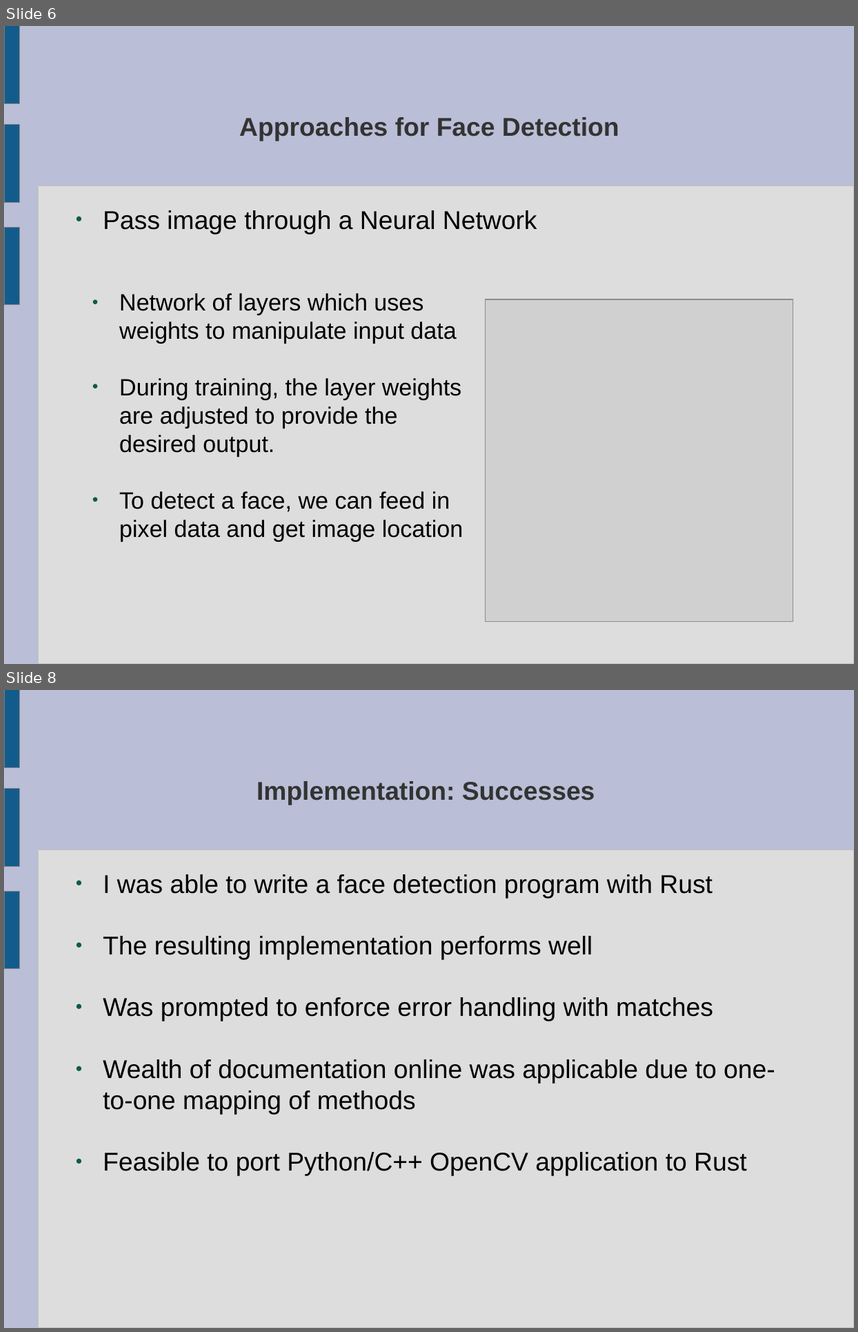
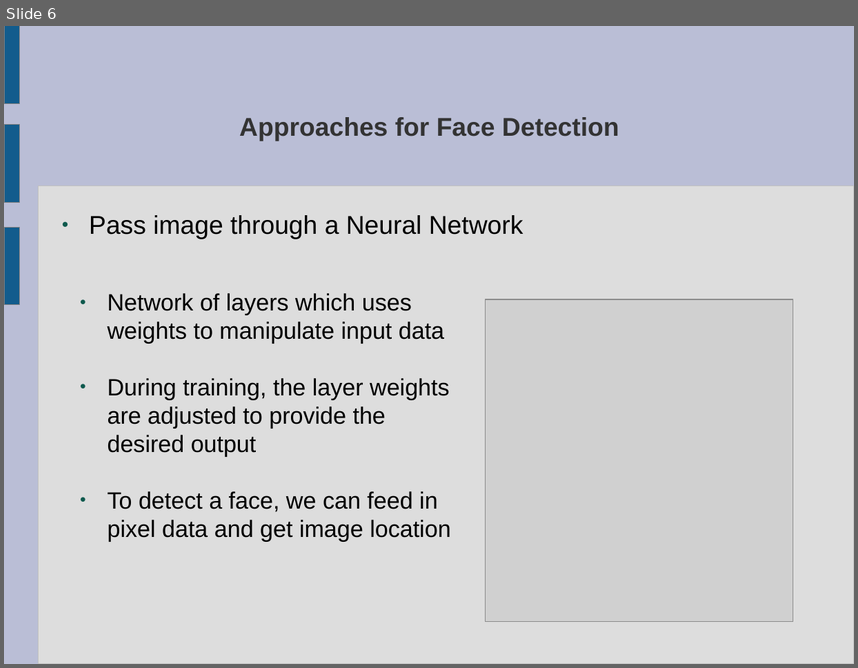
Before and after one commit to Payne325/Talks, a slide deck: bongosero/Games Wales/Games Wales Presentation.odp. Shown one above the other, each under a label of ours: slides 6 and 8 before the commit, slide 6 after it; the slides between them are not shown. The pictures are 858x1332 and 858x668 pixels, drawn with LibreOffice and Linux fonts; fonts in the diff are those of the drawing; grey boxes stand for pictures. Boxes give left, top, right and bottom in pixels: in the first picture for what was removed or moved away, otherwise in the second. Text is boxed around its words. In the diff, an @@ line names an element or a change of style, - is before the commit and + after.

```diff
--- a/bongosero/Games Wales/Games Wales Presentation.odp
+++ b/bongosero/Games Wales/Games Wales Presentation.odp
@@ slide 8 removed at [4, 690, 854, 1328], background #BABED6; not listed: 4 template elements that a slide beside it also shows @@
@@ title removed at [257, 781, 595, 805] @@
-Implementation: Successes
@@ text removed at [103, 874, 775, 1176] @@
-● I was able to write a face detection program with Rust
-● The resulting implementation performs well
-● Was prompted to enforce error handling with matches
-● Wealth of documentation online was applicable due to one-to-one mapping of methods
-● Feasible to port Python/C++ OpenCV application to Rust
@@ slide 6 changed as well @@
@@ text "Pass image through a Neural ...": place and size @@
-text "Pass image through a Neural ..." at [103, 210, 537, 234]
+text "Pass image through a Neural ..." at [89, 215, 524, 239]
@@ text "Network of layers which uses ...": place and size @@
-text "Network of layers which uses ..." at [119, 293, 463, 541]
+text "Network of layers which uses ..." at [107, 293, 450, 541]
@@ text at [107, 378, 450, 456]: text changed @@
-● During training, the layer weights are adjusted to provide the desired output.
+● During training, the layer weights are adjusted to provide the desired output
```
Also in this commit, not shown: 6 other slides changed, 6 slides added, 5 other slides removed, 1 other file.
